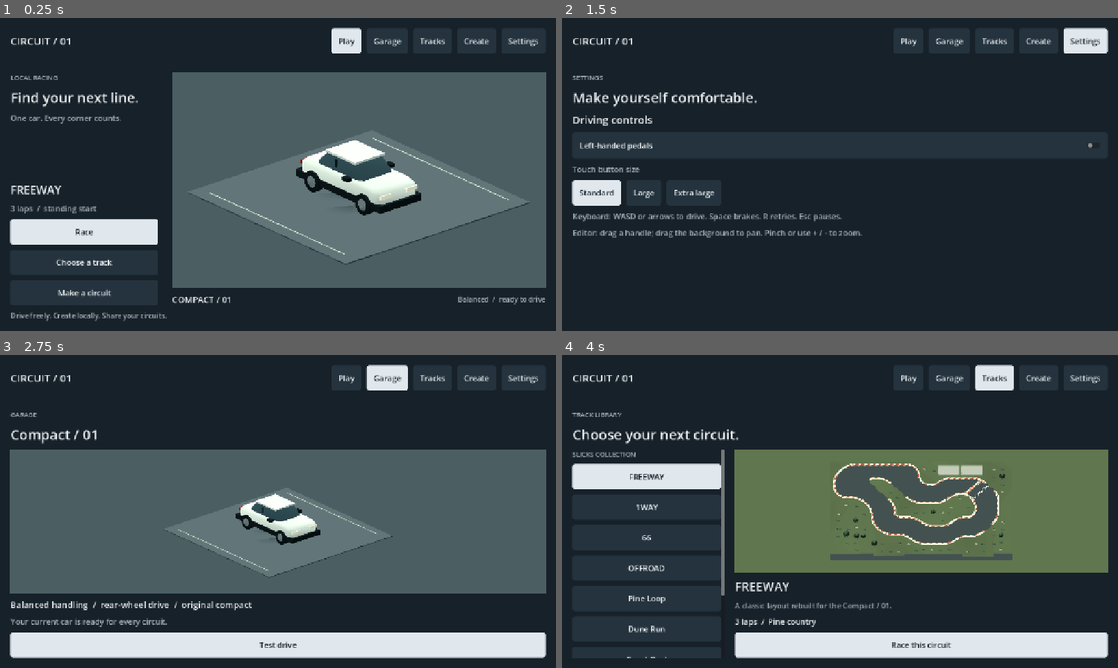
Above: before the commit, frames 1-4 (two rows, left to right).
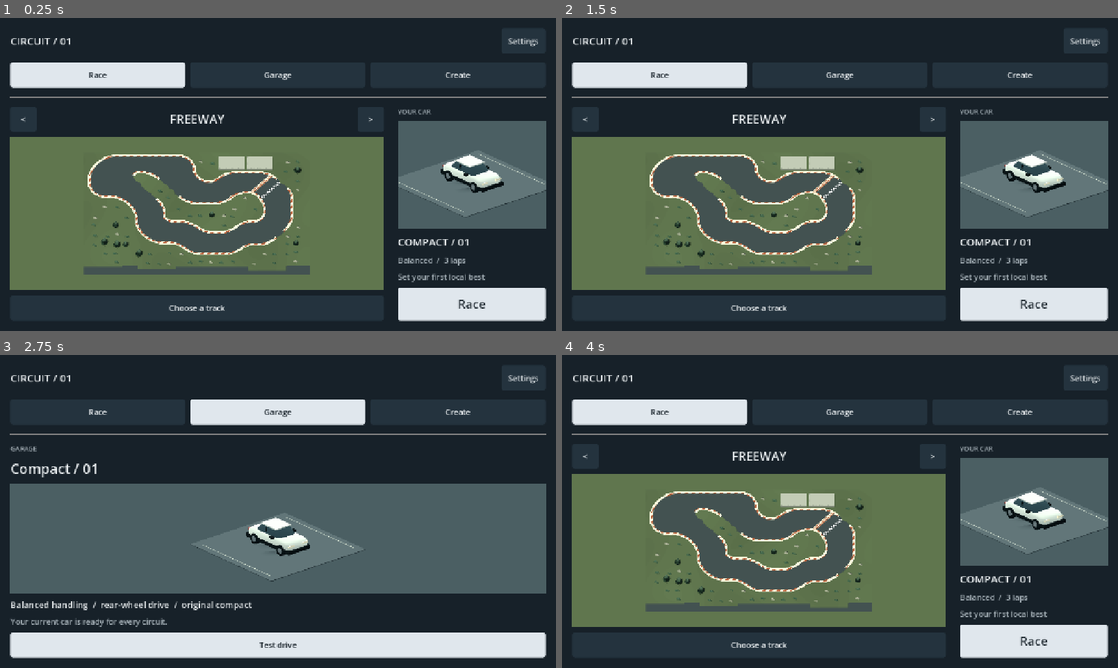
Above: after the commit, the same moments.

Repository: vmannari/beatmytrack
Game: Godot game, scene res://core/app.tscn
The game is run twice, just before and just after one commit, with the same random seed, the same clock (stepped at 60 frames per second) and the same inputs.
Inputs (mouse positions are in pixels of both pictures, inside the frame that each line leads up to):
- Up to frame 1 (0.25 s): no input
- Up to frame 2 (1.5 s): click "Settings" at 0.5 s; click (1079, 39) at 1.25 s, where only the run after the commit has a clickable "Back to race"
- Up to frame 3 (2.75 s): click "Garage" at 2 s
- Up to frame 4 (4 s): click (662, 411) at 2.75 s, where only the run after the commit has a clickable "Race"; click (995, 376) at 3.5 s, where only the run before the commit has a clickable "Tracks"

The runs differ from the first frame. In frame 1, 52% of the frame differs, in the area x 1-99%, y 3-97%; in frame 2, 50%; in frame 3, 17%; in frame 4, 46%.

Commit message:
Simplify menus around HCR2-inspired race hub

Diff:
--- a/game/core/app.gd
+++ b/game/core/app.gd
@@ -83,10 +83,15 @@
 	var logo := MenuStyle.label("CIRCUIT / 01", 24)
 	logo.size_flags_horizontal = Control.SIZE_EXPAND_FILL
 	nav.add_child(logo)
-	for item: Array in [["play","Play"],["garage","Garage"],["tracks","Tracks"],["create","Create"],["settings","Settings"]]:
+	nav.add_child(MenuStyle.button("Back to race" if screen == "settings" else "Settings", _show_screen.bind("play" if screen == "settings" else "settings")))
+	var tabs := HBoxContainer.new()
+	layout.add_child(tabs)
+	for item: Array in [["play","Race"],["garage","Garage"],["create","Create"]]:
 		var id: String = item[0]
-		var button: Button = MenuStyle.button(item[1], _show_screen.bind(id), screen == id)
-		nav.add_child(button)
+		var button: Button = MenuStyle.button(item[1], _show_screen.bind(id), screen == id or (id == "play" and screen == "tracks"))
+		button.name = "Tab_" + id
+		button.size_flags_horizontal = Control.SIZE_EXPAND_FILL
+		tabs.add_child(button)
 	var separator := HSeparator.new()
 	layout.add_child(separator)
 	content = VBoxContainer.new()
@@ -110,31 +115,55 @@
 	row.add_theme_constant_override("separation", 32)
 	content.add_child(row)
 	var left := VBoxContainer.new()
-	left.custom_minimum_size.x = 340
+	left.size_flags_horizontal = Control.SIZE_EXPAND_FILL
 	row.add_child(left)
-	_heading("LOCAL RACING", "Find your next line.", left)
-	left.add_child(MenuStyle.label("One car. Every corner counts.", 18, true))
-	var spacer := Control.new()
-	spacer.size_flags_vertical = Control.SIZE_EXPAND_FILL
-	left.add_child(spacer)
-	left.add_child(MenuStyle.label(track_title(selected_track), 26))
-	left.add_child(MenuStyle.label("3 laps  /  standing start", 18, true))
-	left.add_child(MenuStyle.button("Race", _start_race.bind(selected_track, false), true))
+	var selector := HBoxContainer.new()
+	left.add_child(selector)
+	var previous_button: Button = MenuStyle.button("<", _cycle_track.bind(-1))
+	previous_button.custom_minimum_size.x = 60
+	previous_button.tooltip_text = "Previous circuit"
+	selector.add_child(previous_button)
+	var title := MenuStyle.label(track_title(selected_track), 28)
+	title.size_flags_horizontal = Control.SIZE_EXPAND_FILL
+	title.horizontal_alignment = HORIZONTAL_ALIGNMENT_CENTER
+	selector.add_child(title)
+	var next_button: Button = MenuStyle.button(">", _cycle_track.bind(1))
+	next_button.custom_minimum_size.x = 60
+	next_button.tooltip_text = "Next circuit"
+	selector.add_child(next_button)
+	var preview := TrackShowroom.new()
+	preview.track = selected_track
+	preview.size_flags_vertical = Control.SIZE_EXPAND_FILL
+	left.add_child(preview)
 	left.add_child(MenuStyle.button("Choose a track", _show_screen.bind("tracks")))
-	left.add_child(MenuStyle.button("Make a circuit", _show_screen.bind("create")))
 	var right := VBoxContainer.new()
-	right.size_flags_horizontal = Control.SIZE_EXPAND_FILL
+	right.custom_minimum_size.x = 340
 	row.add_child(right)
+	right.add_child(MenuStyle.label("YOUR CAR", 15, true))
 	var showroom := CarShowroom.new()
 	showroom.size_flags_vertical = Control.SIZE_EXPAND_FILL
 	right.add_child(showroom)
-	var caption := HBoxContainer.new()
-	right.add_child(caption)
-	var car_name := MenuStyle.label("COMPACT / 01", 20)
-	car_name.size_flags_horizontal = Control.SIZE_EXPAND_FILL
-	caption.add_child(car_name)
-	caption.add_child(MenuStyle.label("Balanced  /  ready to drive", 16, true))
-	content.add_child(MenuStyle.label("Drive freely. Create locally. Share your circuits.", 16, true))
+	right.add_child(MenuStyle.label("COMPACT / 01", 24))
+	right.add_child(MenuStyle.label("Balanced  /  3 laps", 18, true))
+	var best: float = records.best_for(selected_track, load("res://resources/balanced.tres") as HandlingConfig)
+	right.add_child(MenuStyle.label("Local best  /  %.3f s" % best if best > 0.0 else "Set your first local best", 18, true))
+	var race_button: Button = MenuStyle.button("Race", _start_race.bind(selected_track, false), true)
+	race_button.name = "StartRace"
+	race_button.custom_minimum_size.y = 76
+	race_button.add_theme_font_size_override("font_size", 28)
+	right.add_child(race_button)
+
+func _cycle_track(direction: int) -> void:
+	var choices: Array[NativeTrack] = []
+	for id: String in BUILTIN_IDS:
+		choices.append(NativeTrack.read("res://resources/tracks/" + id + ".json"))
+	for doc: Dictionary in library.list_documents():
+		choices.append(TrackCompiler.compile(doc))
+	var index: int = 0
+	for i: int in range(choices.size()):
+		if choices[i].identity == selected_track.identity: index = i
+	selected_track = choices[posmod(index + direction, choices.size())]
+	_show_screen("play")
 
 func _tracks() -> void:
 	_heading("TRACK LIBRARY", "Choose your next circuit.")
--- a/game/tests/test_app.gd
+++ b/game/tests/test_app.gd
@@ -51,10 +51,26 @@
 	await process_frame
 	await process_frame
 	check(app.get("screen") == "play" and app.get("game") == null, "startup opens Play with no running simulation")
-	check(_button(app.get("root_ui"), "Race") != null, "Play exposes the primary Race action")
-	check(_button(app.get("root_ui"), "Make a circuit") != null, "Play exposes creator navigation")
+	check((app.get("root_ui") as Node).find_child("StartRace", true, false) != null, "Play exposes the primary Race action")
+	check(_button(app.get("root_ui"), "Create") != null, "Play exposes creator navigation")
+	var first_track: NativeTrack = app.get("selected_track")
+	_button(app.get("root_ui"), ">").pressed.emit()
+	await process_frame
+	await process_frame
+	check((app.get("selected_track") as NativeTrack).identity != first_track.identity, "next circuit changes the race destination")
+	(app.get("root_ui") as Node).find_child("StartRace", true, false).emit_signal("pressed")
+	await process_frame
+	check((app.get("game").get("native_track") as NativeTrack).identity == (app.get("selected_track") as NativeTrack).identity, "home Race launches the displayed circuit")
+	app.call("_leave_race")
+	app.call("_show_screen", "play")
+	await process_frame
+	await process_frame
+	_button(app.get("root_ui"), "<").pressed.emit()
+	await process_frame
+	await process_frame
+	check((app.get("selected_track") as NativeTrack).identity == first_track.identity, "previous circuit restores the original race destination")
 	await _capture("app-home")
-	var create_button: Button = _button(app.get("root_ui"), "Make a circuit")
+	var create_button: Button = _button(app.get("root_ui"), "Create")
 	await _viewport_tap(create_button.get_global_rect().get_center())
 	await process_frame
 	await process_frame
Not shown, changed: DEVELOPMENT_STATUS.md
Not shown, added: docs/HCR2_MENU_REVIEW.md
Not shown, changed: docs/PHASE_0_PLAN.md
Not shown, added: docs/evidence/hcr2-menu-capture.txt
Not shown, added: docs/evidence/hcr2-menu-validation.txt
Not shown, added: docs/evidence/hcr2-race-hub.png
